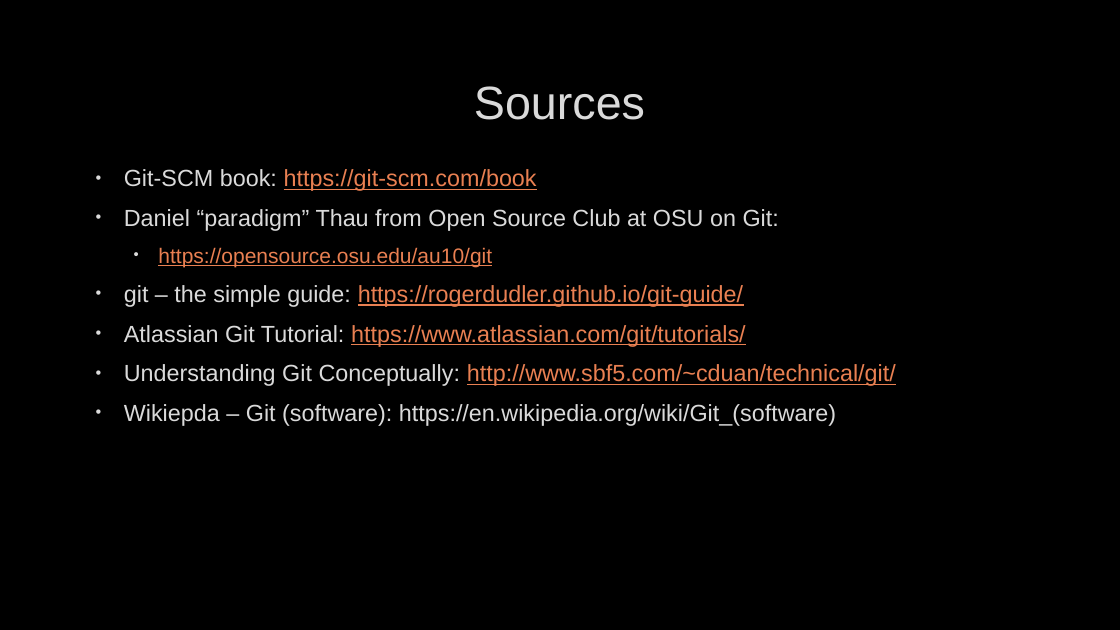
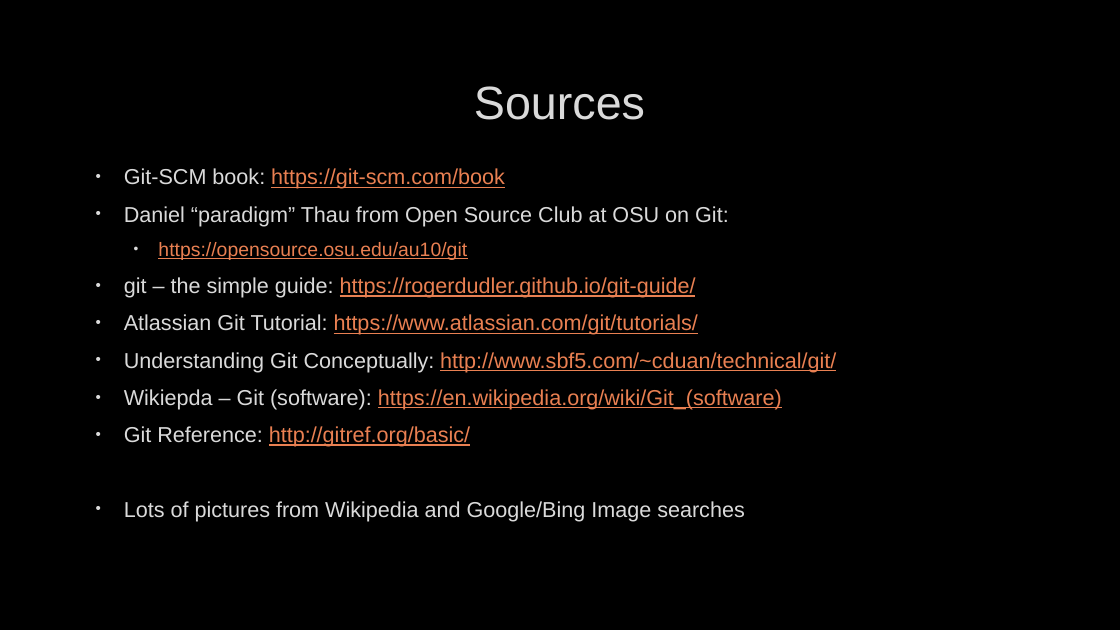
Before and after one commit to mcgurgu/presentations, a slide deck: slide 181 of git/Git.pptx (slide 58 before the commit). Drawn at 1120x630 pixels with LibreOffice and Linux fonts; fonts in the diff are those of the drawing; background and template pictures are left out. Boxes give left, top, right and bottom in pixels: in the first picture for what was removed or moved away, otherwise in the second. Text is boxed around its words. In the diff, an @@ line names an element or a change of style, - is before the commit and + after.

Commit message:
lots of additions to git internals. only missing branching now.

```diff
--- a/git/Git.pptx
+++ b/git/Git.pptx
@@ text at <box>124,168,836,410</box>: size 20 to 18.5 pt in "Git-SCM book: https://git-scm.com/book", "Daniel “paradigm” Thau from Open Source Club ...", "git – the simple guide: https://rogerdudler.github.io/git-gu ...", "Atlassian Git Tutorial: https://www.atlassian.com/git/tutori ..." and 2 more places; size 18 to 16.6 pt in "https://opensource.osu.edu/au10/git"; text colour #DADADA to #E98052, underline on in "https://en.wikipedia.org/wiki/Git_(software)" @@
@@ text at <box>124,426,745,522</box>: paragraphs added @@
+• Git Reference: http://gitref.org/basic/
+• Lots of pictures from Wikipedia and Google/Bing Image searches
```
Also in this commit, not shown: 54 other slides changed, 124 slides added, 1 slide removed.
